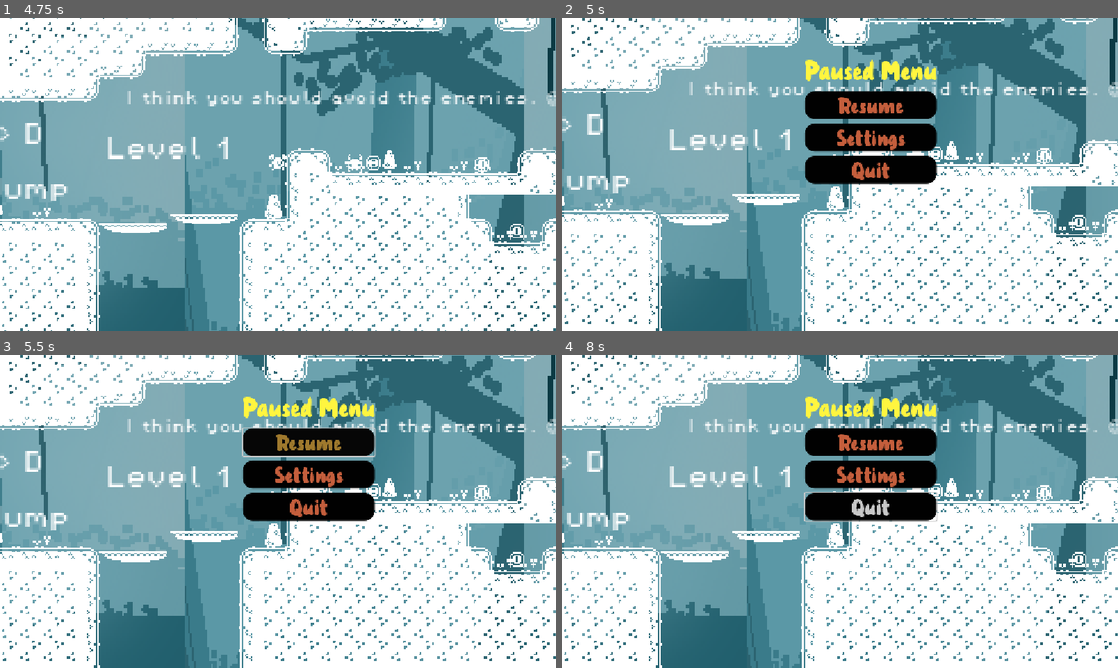
Above: before the commit, frames 1-4 (two rows, left to right).
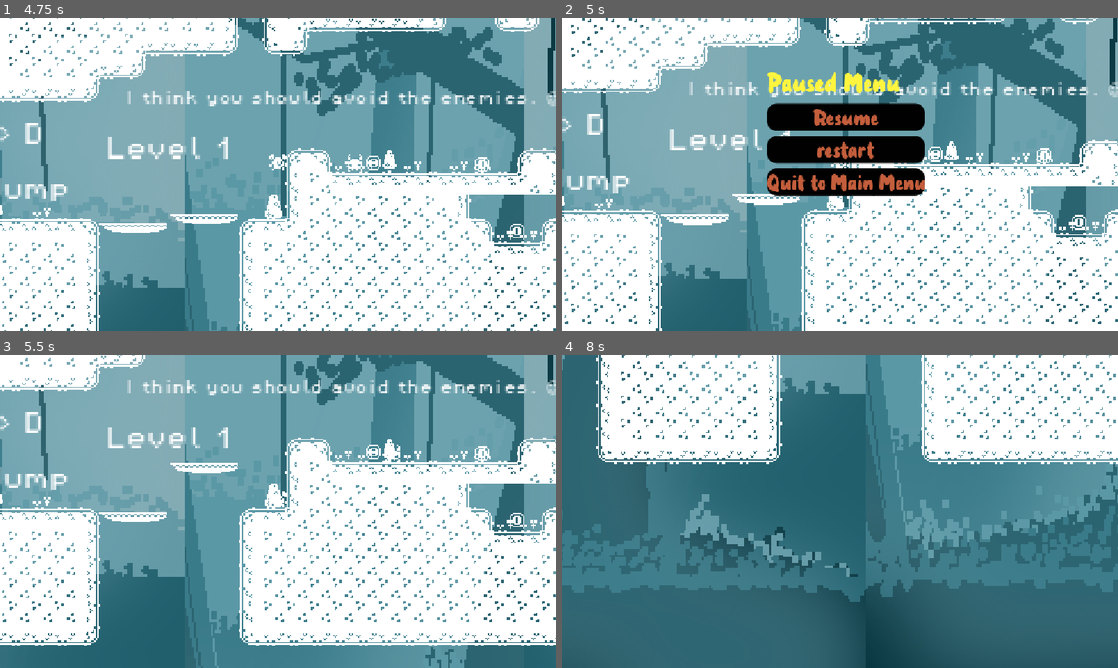
Above: after the commit, the same moments.

Repository: moataz1411/whity-darky-game
Game: Godot game, scene res://Levels/main_menu.tscn
Same seed, same stepped clock (60 frames per second), same inputs: the game is played once before the commit and once after it.
Inputs (mouse positions are in pixels of both pictures, inside the frame that each line leads up to):
- Up to frame 1 (4.75 s): click "Start Game" at 0.5 s; tap Enter at 1.25 s; move the mouse to (400, 158) at 1.27 s; hold D (right) 1.28-2.78 s; tap Alt at 1.35, 2.85, 4.35 s; click (400, 158) at 1.42 s; tap Space (up) at 1.52, 2.27, 3.77, 4.52 s; move the mouse to (166, 190) at 2.02 s; tap Shift at 2.1, 3.6 s; move the mouse to (333, 105) at 2.77 s; hold A (left) 2.78-3.53 s; move the mouse to (250, 237) at 3.52 s; hold D (right) from 3.53 s (still down); click (250, 237) at 3.67 s; move the mouse to (444, 221) at 4.27 s
- Up to frame 2 (5 s): keep holding D (right); tap Escape (pause) at 4.9 s
- Up to frame 3 (5.5 s): release D (right) at 5 s; click (283, 455) at 5 s, where only the run after the commit has a clickable "Resume"
- Up to frame 4 (8 s): move the mouse to (673, 464) at 5.77 s; hold A (left) 5.78-6.53 s; tap Shift at 5.85, 7.35 s; tap Space (up) at 6.02, 7.52 s; move the mouse to (867, 511) at 6.52 s; hold D (right) 6.53-7.28 s; tap Alt at 6.6 s; click (867, 511) at 6.67 s; move the mouse to (756, 433) at 7.27 s; hold A (left) from 7.28 s (still down)

Frame 1 is identical in both runs. In frame 2, 8.4% of the frame differs, in the area x 36-68%, y 13-57%; in frame 3, 45%; in frame 4, 87%, in the area x 0-100%, y 0-100%.

Commit message:
Add pause menu button handlers and styling
Implement pause menu functionality with button handlers for resume, restart, and quit to main menu. Added visual styling improvements including pressed and focus states for buttons, repositioned the menu, and connected button signals to their respective handlers in pause_menu.gd.

Diff:
--- a/Levels/level_1.tscn
+++ b/Levels/level_1.tscn
@@ -133,8 +133,22 @@
 corner_radius_bottom_right = 20
 corner_radius_bottom_left = 20
 
+[sub_resource type="StyleBoxFlat" id="StyleBoxFlat_k2bse"]
+bg_color = Color(0.91228896, 0.9122889, 0.91228884, 1)
+corner_radius_top_left = 20
+corner_radius_top_right = 20
+corner_radius_bottom_right = 20
+corner_radius_bottom_left = 20
+
 [sub_resource type="StyleBoxFlat" id="StyleBoxFlat_34erp"]
 bg_color = Color(0.025363795, 0.025363805, 0.02536378, 1)
+corner_radius_top_left = 20
+corner_radius_top_right = 20
+corner_radius_bottom_right = 20
+corner_radius_bottom_left = 20
+
+[sub_resource type="StyleBoxFlat" id="StyleBoxFlat_c7pbv"]
+bg_color = Color(0.96474224, 0.96474224, 0.9647421, 1)
 corner_radius_top_left = 20
 corner_radius_top_right = 20
 corner_radius_bottom_right = 20
@@ -339,10 +353,10 @@
 anchors_preset = -1
 anchor_right = 0.035
 anchor_bottom = 0.062000003
-offset_left = 503.0
-offset_top = 74.0
-offset_right = 735.68
-offset_bottom = 326.824
+offset_left = 425.0
+offset_top = 99.0
+offset_right = 657.68
+offset_bottom = 351.824
 theme_override_constants/separation = 10
 
 [node name="Label" type="Label" parent="pause menu/VBoxContainer"]
@@ -353,6 +367,7 @@
 text = "Paused Menu"
 
 [node name="Button" type="Button" parent="pause menu/VBoxContainer"]
+process_mode = 3
 layout_mode = 2
 theme_override_colors/font_color = Color(0.7674583, 0.3684173, 0.2350592, 1)
 theme_override_colors/font_focus_color = Color(0.78352344, 0.7835234, 0.7835234, 1)
@@ -361,10 +376,13 @@
 theme_override_fonts/font = ExtResource("14_34erp")
 theme_override_font_sizes/font_size = 50
 theme_override_styles/normal = SubResource("StyleBoxFlat_2hkqn")
+theme_override_styles/pressed = SubResource("StyleBoxFlat_k2bse")
 theme_override_styles/hover = SubResource("StyleBoxFlat_34erp")
+theme_override_styles/focus = SubResource("StyleBoxFlat_c7pbv")
 text = "Resume"
 
 [node name="Button2" type="Button" parent="pause menu/VBoxContainer"]
+process_mode = 3
 layout_mode = 2
 theme_override_colors/font_color = Color(0.76862746, 0.36862746, 0.23529412, 1)
 theme_override_colors/font_focus_color = Color(0.78352344, 0.7835234, 0.7835234, 1)
@@ -374,9 +392,10 @@
 theme_override_font_sizes/font_size = 50
 theme_override_styles/normal = SubResource("StyleBoxFlat_2hkqn")
 theme_override_styles/hover = SubResource("StyleBoxFlat_34erp")
-text = "Settings"
+text = "restart"
 
 [node name="Button3" type="Button" parent="pause menu/VBoxContainer"]
+process_mode = 3
 layout_mode = 2
 theme_override_colors/font_color = Color(0.76862746, 0.36862746, 0.23529412, 1)
 theme_override_colors/font_focus_color = Color(0.78352344, 0.7835234, 0.7835234, 1)
@@ -386,4 +405,8 @@
 theme_override_font_sizes/font_size = 50
 theme_override_styles/normal = SubResource("StyleBoxFlat_2hkqn")
 theme_override_styles/hover = SubResource("StyleBoxFlat_34erp")
-text = "Quit"
+text = "Quit to Main Menu"
+
+[connection signal="pressed" from="pause menu/VBoxContainer/Button" to="pause menu" method="_on_button_pressed"]
+[connection signal="pressed" from="pause menu/VBoxContainer/Button2" to="pause menu" method="_on_button_2_pressed"]
+[connection signal="pressed" from="pause menu/VBoxContainer/Button3" to="pause menu" method="_on_button_3_pressed"]
--- a/Levels/pause_menu.gd
+++ b/Levels/pause_menu.gd
@@ -11,3 +11,22 @@
 	pause_toggle=!pause_toggle
 	get_tree().paused = pause_toggle
 	self.visible = pause_toggle
+
+
+func _on_button_pressed() -> void:
+	pause_toggle=false
+	get_tree().paused=false
+	visible=false
+
+
+func _on_button_2_pressed() -> void:
+	get_tree().paused=false
+	pause_toggle=false
+	get_tree().reload_current_scene()
+
+
+
+func _on_button_3_pressed() -> void:
+	get_tree().paused=false
+	pause_toggle=false
+	get_tree().change_scene_to_file("res://Levels/main_menu.tscn")
Not shown: 1 places in Levels/level_1.tscn that only renumber resources
